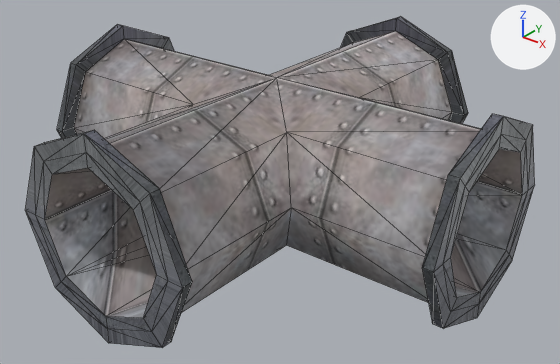
The glTF model packages/resources/glb/pipe/pipe_X.glb, before and after one commit.
Camera for both pictures: a camera (50 mm lens) standing at (9.81, -12.16, 10.88) and looking at (0.21, -0.16, 3.44). The lights are fixed; the arrows at upper right show +X, +Y and +Z. Mesh edges are drawn as thin lines. Where no turn or scale is listed for an object, it has been applied to the vertices. Vertices at the same position are counted once.

The first picture shows 'zhuti.X'.
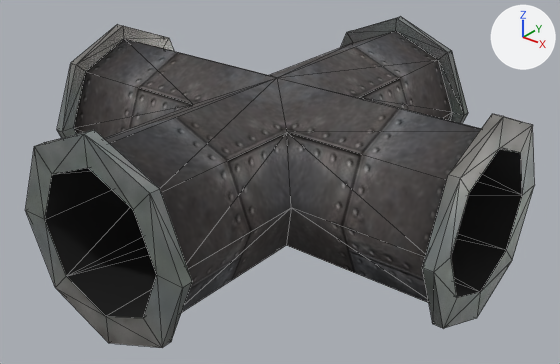
The newer file is also turned or shifted as a whole; pictures and numbers use the older file's frame.

What changed in the scene script:
```text
Add img_tiepi1_spec_tiepi1_occ:
    img_tiepi1_spec_tiepi1_occ = load_image('tiepi1_SPEC-tiepi1_OCC', '_unpacked/tiepi1_SPEC-tiepi1_OCC', 250, 250, 'Non-Color')
Add img_pipe_normal:
    img_pipe_normal = load_image('pipe_normal', '_unpacked/pipe_normal', 250, 250, 'Non-Color')
Add img_pipe_texture_psd:
    img_pipe_texture_psd = load_image('pipe_texture.psd', '_unpacked/pipe_texture.psd', 250, 250, 'sRGB')
Change mat_材质_004:
    remove # nodes: BsdfPrincipled, NormalMap, OutputMaterial, TexImage x2
    remove # uses the picture img_6ff7306765a1f1c9ead8c3c480637853
    remove # uses the picture img_f86a020anormalmap
    nodes: BsdfPrincipled, NormalMap, OutputMaterial, SeparateColor, TexImage x3
    uses the picture img_pipe_normal
    uses the picture img_pipe_texture_psd
    uses the picture img_tiepi1_spec_tiepi1_occ
Change me_zhuti_005:
    used by ob_zhuti_x; location = (0.0, 0.0, 0.0)
    remove me_zhuti_005.from_pydata(...)  # 224 vertices, 456 faces; spans x -5.0..5.0, y -5.0..5.0, z 1.87..6.07
    add me_zhuti_005.from_pydata(...)  # 192 vertices, 392 faces; spans x -5.0..5.0, y -5.0..5.0, z 1.87..6.07
    me_zhuti_005 part 1
    8 vertices are removed from x -1.77..1.77, y -5.0, z 2.2..5.74
    32 faces are deleted
    16 new faces join them
    me_zhuti_005 part 2
    8 vertices are removed from x 5.0, y -1.77..1.77, z 2.2..5.74
    32 faces are deleted
    16 new faces join them
    me_zhuti_005 part 3: 328 kept faces spanning x -5.0..5.0, y -5.0..5.0, z 1.87..6.07 get new texture (UV) coordinates
    me_zhuti_005 part 4: 128 faces spanning x -5.0..5.0, y -5.0..5.0, z 1.87..6.07 switch from mat_材质_005 (picture img_1f8addb7fd2e6dd3cb3d4b0103c0e9b4) to mat_材质_004
```

What differs and where, as boxes (x1, y1, x2, y2) in the pictures (560 x 364 px):
'zhuti.X', surface changed, reshaped
    both: (25, 17, 535, 348)
part 1 of me_zhuti_005, cut back
    both: (25, 134, 183, 348)
part 2 of me_zhuti_005, cut back
    both: (434, 117, 535, 328)
part 3 of me_zhuti_005, surface changed
    both: (45, 31, 522, 318)
part 4 of me_zhuti_005, recoloured
    both: (52, 17, 504, 347)
